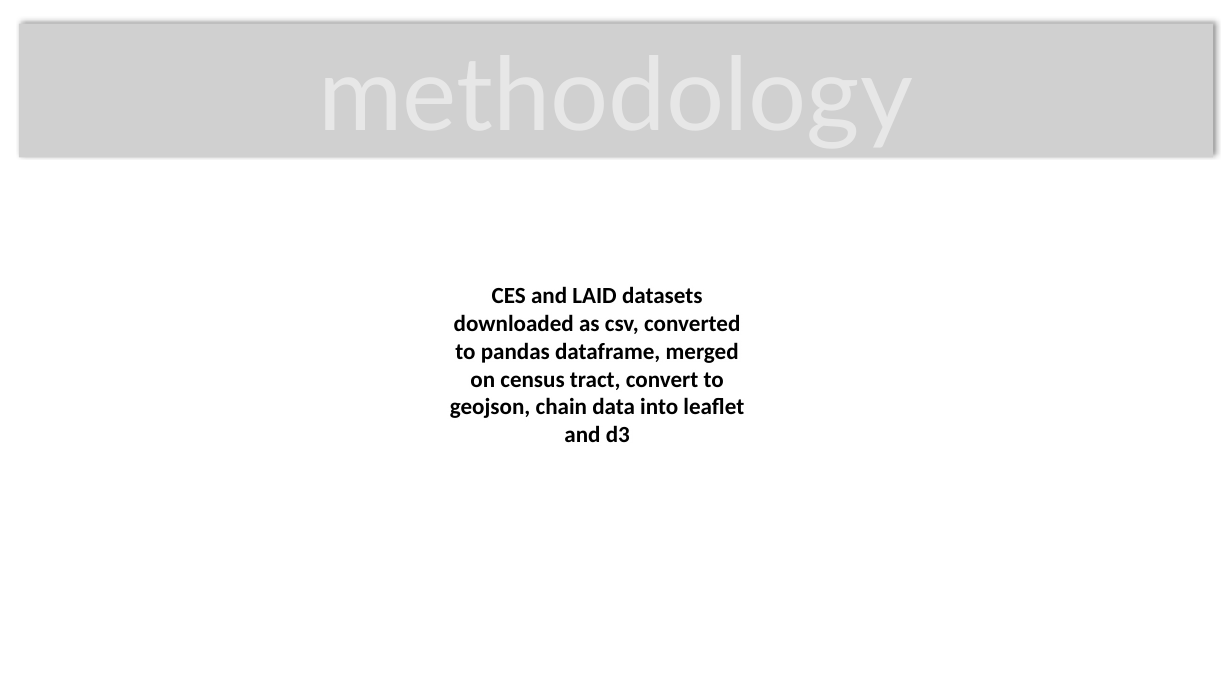
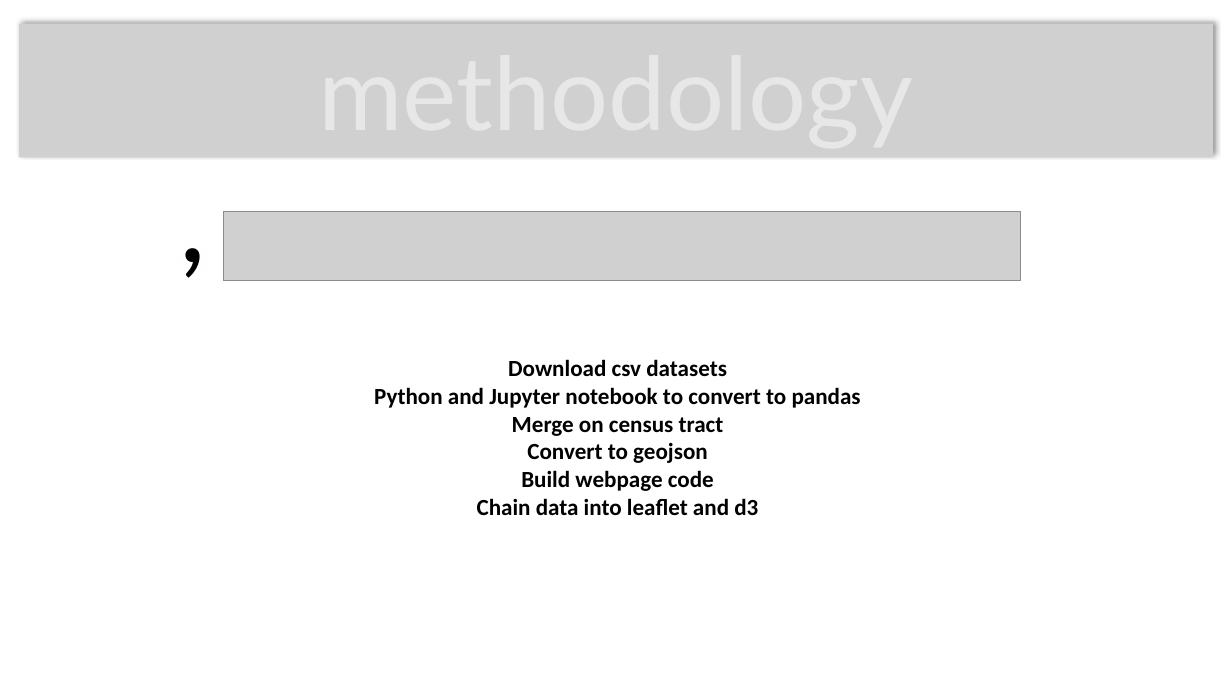
Before and after one commit to cljungkull/Project-2---CaliPolluts, a slide deck: slide 5 of presentation.pptx. Drawn at 1232x693 pixels with LibreOffice and Linux fonts; fonts in the diff are those of the drawing; grey boxes stand for pictures; background and template pictures are left out. Boxes give left, top, right and bottom in pixels: in the first picture for what was removed or moved away, otherwise in the second. Text is boxed around its words. In the diff, an @@ line names an element or a change of style, - is before the commit and + after.

```diff
--- a/presentation.pptx
+++ b/presentation.pptx
@@ text added at (x1=168, y1=135, x2=224, y2=294), 96 pt, text #000000 @@
+,
@@ picture added at (x1=224, y1=212, x2=1020, y2=281) @@
@@ text at (x1=374, y1=359, x2=861, y2=515): text changed @@
-CES and LAID datasets downloaded as csv, converted to pandas dataframe, merged on census tract, convert to geojson, chain data into leaflet and d3
+Download csv datasets
+Python and Jupyter notebook to convert to pandas
+Merge on census tract
+Convert to geojson
+Build webpage code
+Chain data into leaflet and d3
```
Also in this commit, not shown: 3 other slides changed, 1 slide added, 1 slide removed.
